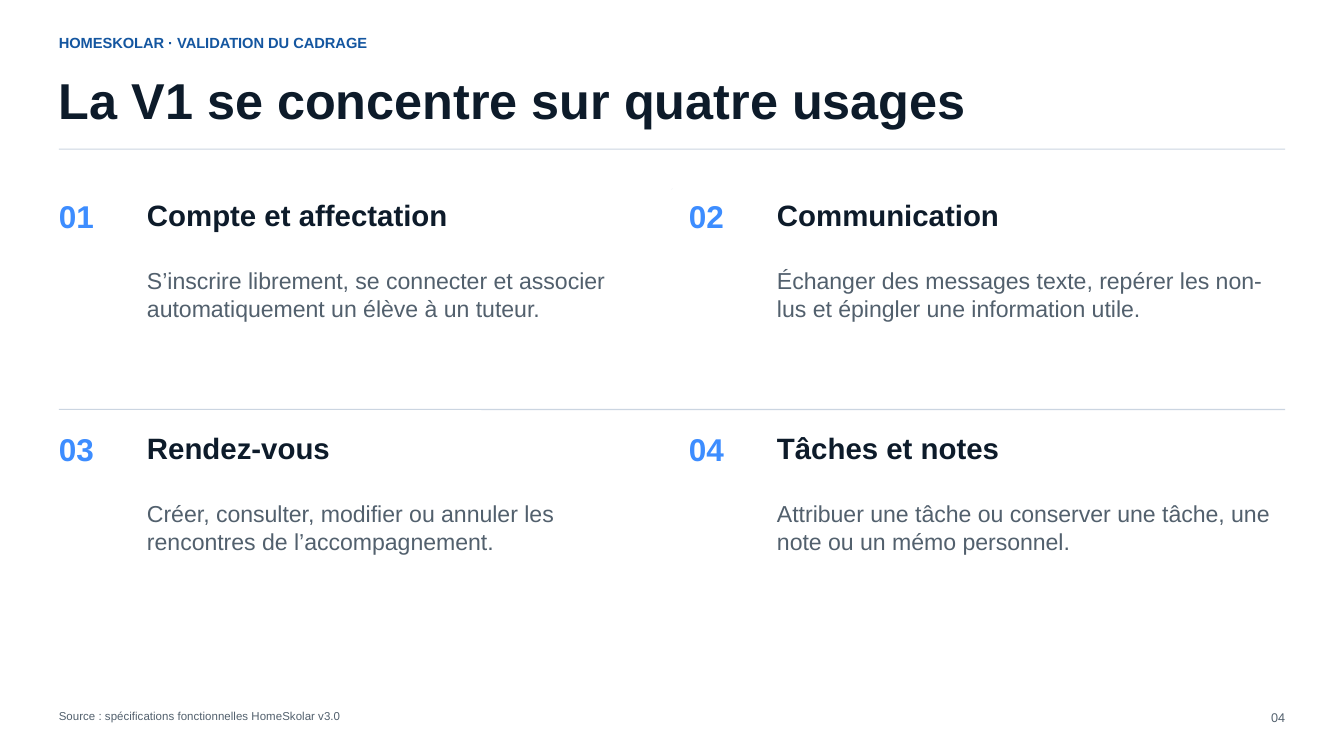
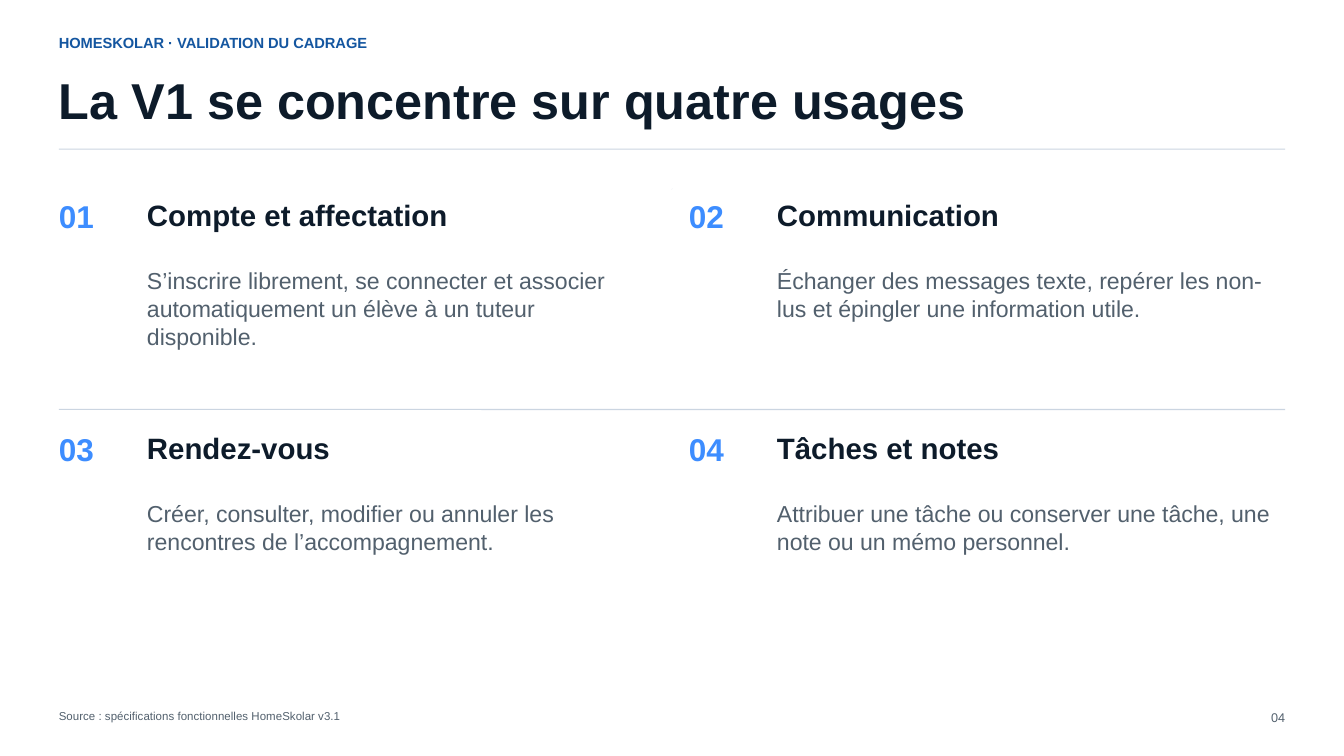
Before and after one commit to fabienhummel/OC-PY03, a slide deck: slide 4 of livrables/présentation/HomeSkolar_Presentation_Validation_Cadrage.pptx. Drawn at 1344x756 pixels with LibreOffice and Linux fonts; fonts in the diff are those of the drawing. Boxes give left, top, right and bottom in pixels: in the first picture for what was removed or moved away, otherwise in the second. Text is boxed around its words. In the diff, an @@ line names an element or a change of style, - is before the commit and + after.

```diff
--- a/livrables/présentation/HomeSkolar_Presentation_Validation_Cadrage.pptx
+++ b/livrables/présentation/HomeSkolar_Presentation_Validation_Cadrage.pptx
@@ text at (x1=147, y1=272, x2=605, y2=350): text changed @@
-S’inscrire librement, se connecter et associer automatiquement un élève à un tuteur.
+S’inscrire librement, se connecter et associer automatiquement un élève à un tuteur disponible.
@@ text at (x1=59, y1=711, x2=340, y2=722): text changed @@
-Source : spécifications fonctionnelles HomeSkolar v3.0
+Source : spécifications fonctionnelles HomeSkolar v3.1
```
Also in this commit, not shown: 5 other slides changed, 1 other file.
